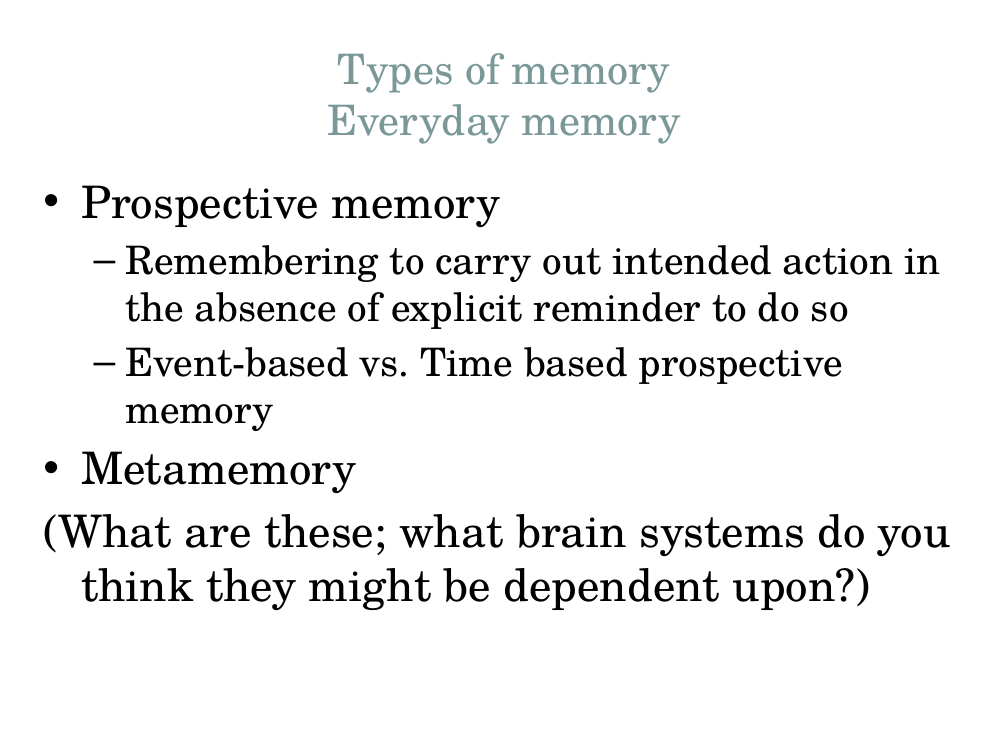
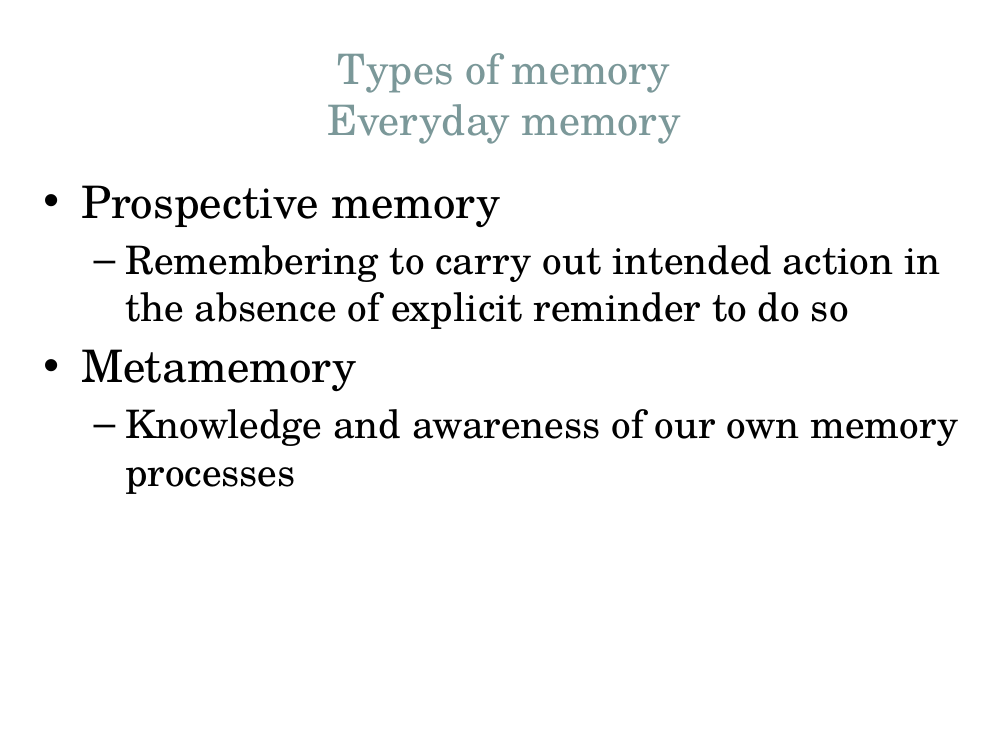
Before and after one commit to Jim-Wright90/cds_663_winter_2021, a slide deck: slide 8 of slides/Week4_Memory_21.pptx (slide 10 before the commit). Drawn at 1008x756 pixels with LibreOffice and Linux fonts; fonts in the diff are those of the drawing. Boxes give left, top, right and bottom in pixels: in the first picture for what was removed or moved away, otherwise in the second. Text is boxed around its words. In the diff, an @@ line names an element or a change of style, - is before the commit and + after.

Commit message:
updates to week 4 memory slides

```diff
--- a/slides/Week4_Memory_21.pptx
+++ b/slides/Week4_Memory_21.pptx
@@ text at (125,347,843,431): paragraph removed @@
-  – Event-based vs. Time based prospective memory
@@ text at (125,409,959,494): text changed; size 32 to 28 pt @@
-(What are these; what brain systems do you think they might be dependent upon?)
+  – Knowledge and awareness of our own memory processes
```
Also in this commit, not shown: 3 other slides changed, 5 slides removed.
